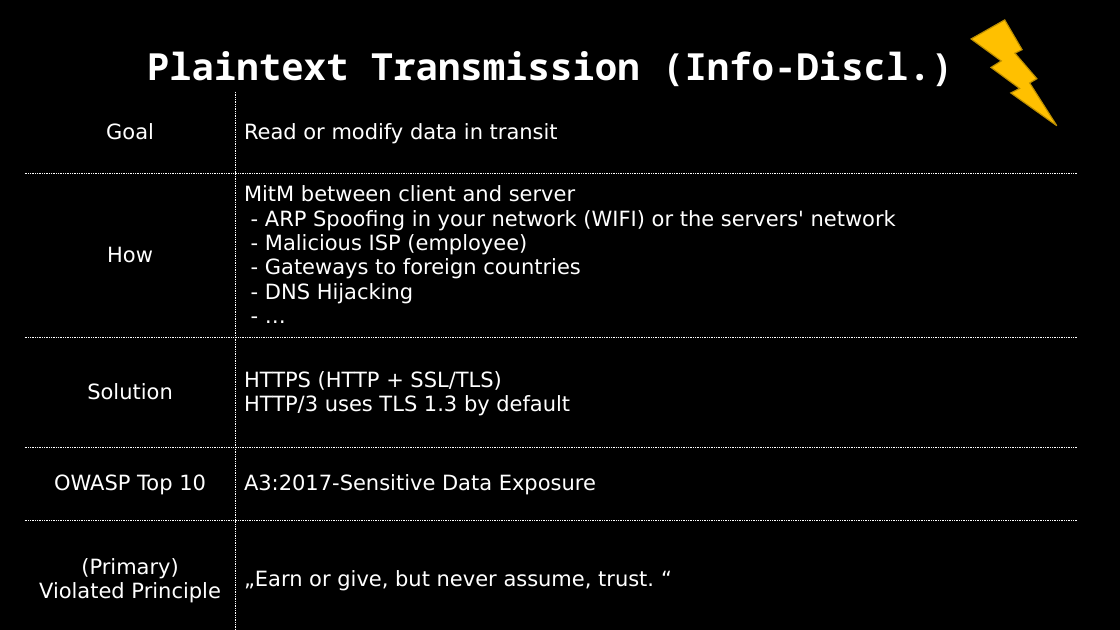
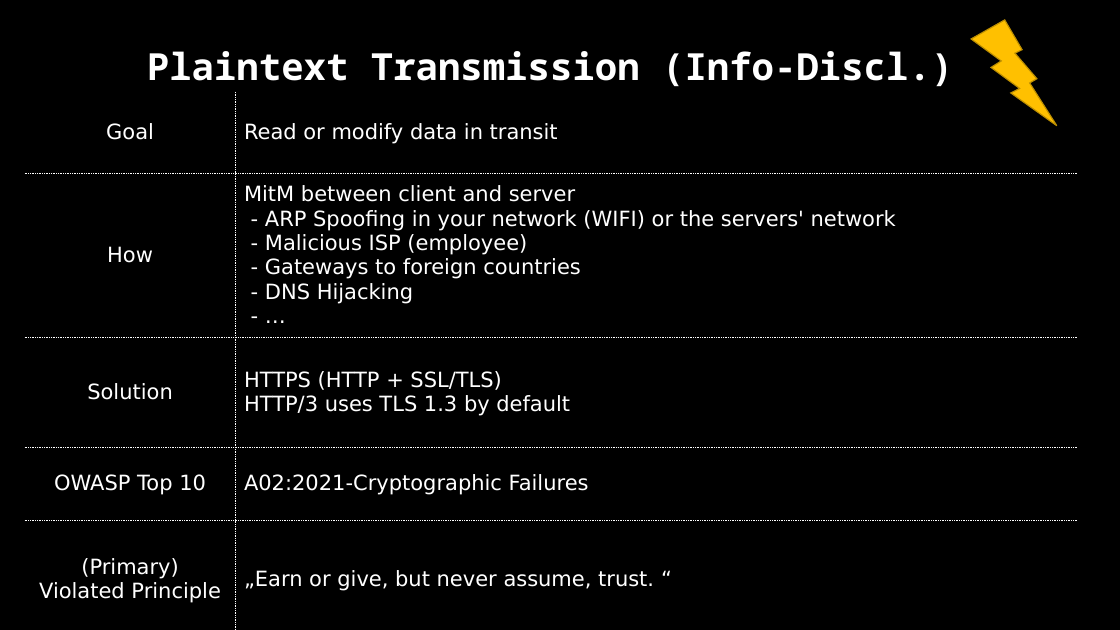
Before and after one commit to dschwarz91/websec-lecture, a slide deck: slide 12 of slides/X_Revision_Day_1.pptx. Drawn at 1120x630 pixels with LibreOffice and Linux fonts; fonts in the diff are those of the drawing. Boxes give left, top, right and bottom in pixels: in the first picture for what was removed or moved away, otherwise in the second. Text is boxed around its words. In the diff, an @@ line names an element or a change of style, - is before the commit and + after.

```diff
--- a/slides/X_Revision_Day_1.pptx
+++ b/slides/X_Revision_Day_1.pptx
@@ table at <box>24,34,1076,630</box> @@
-row 5, column 2: A3:2017-Sensitive Data Exposure
+row 5, column 2: A02:2021-Cryptographic Failures
```
Also in this commit, not shown: 3 other slides changed, 2 other files.
